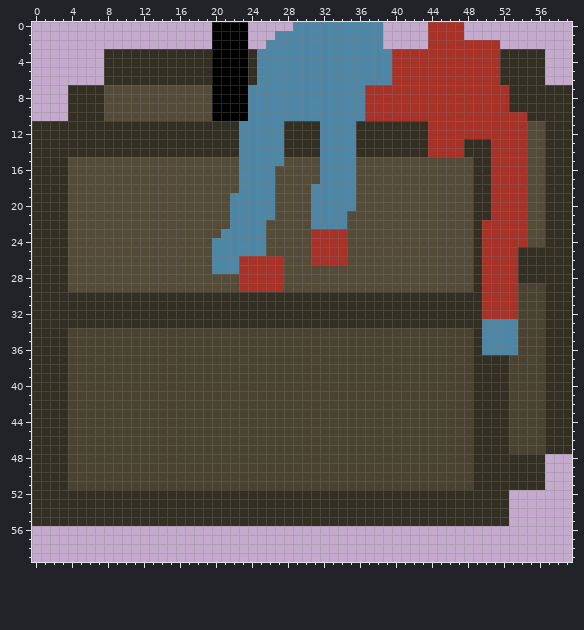
One commit to this pixel-art sprite: images/houseObjects/boxA0.png. That is the earlier state.
The file is 60x60 pixels. Colours within 5 levels of each other are drawn and written as one.
After the commit:
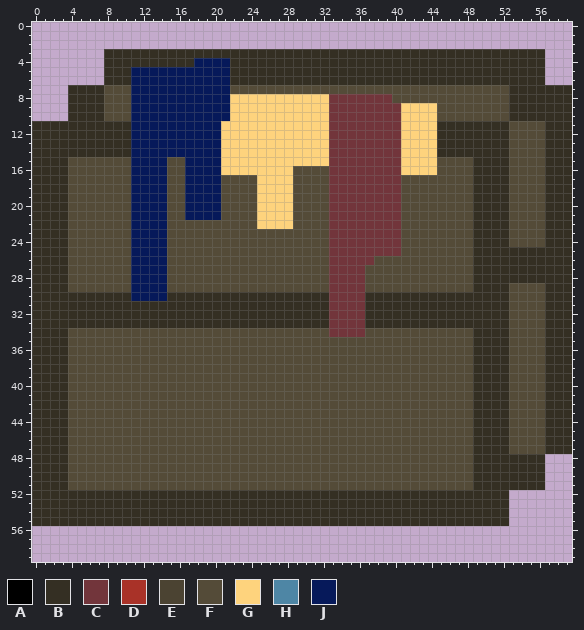
Palette (. is transparent): A #000000  B #342f23  C #72353b  D #a93228  E #4b4332  F #544b38  G #fed37d  H #4d86a5fc  J #06195a
From old to new:
Colour A gives way to colour B in row 3 at x 20 to 23; in rows 4 to 6 at x 22 to 23.
Colour D gives way to colour B in rows 3 to 6 at x 40 to 51; in row 10 at x 53 to 54; in rows 11 to 12 at x 45 to 52; in rows 13 to 14 at x 45 to 47 and 51 to 52; in rows 15 to 21 at x 51 to 52; in rows 22 to 24 at x 50 to 52.
Colour D gives way to colour B in rows 25 to 28 at x 50 to 53; in rows 29 to 32 at x 50 to 52.
Colour H gives way to colour B in rows 3 to 6 at x 25 to 39; in rows 33 to 36 at x 50 to 52.
Colour B gives way to colour C in rows 11 to 14 at x 36 to 40; in rows 30 to 33 at x 33 to 36.
Colour D gives way to colour C in row 8 at x 37 to 39; in rows 9 to 10 at x 37 to 40; in rows 23 to 26 at x 33 to 34.
Colour E gives way to colour C in row 34 at x 33 to 36.
Colour F gives way to colour C in rows 15 to 20 at x 36 to 40; in rows 21 to 25 at x 35 to 40; in row 26 at x 35 to 37; in rows 27 to 29 at x 33 to 36.
Colour H gives way to colour C in rows 8 to 10 at x 33 to 36; in rows 11 to 20 at x 33 to 35; in rows 21 to 22 at x 33 to 34.
Colour A gives way to colour F in row 7 at x 22 to 23.
Colour D gives way to colour F in row 7 at x 37 to 52; in row 8 at x 40 to 52; in rows 9 to 10 at x 45 to 52; in rows 11 to 22 at x 53 to 54; in rows 23 to 24 at x 31 to 32 and 53 to 54; in row 25 at x 31 to 32.
Colour D gives way to colour F in row 26 at x 23 to 27 and 31 to 32; in rows 27 to 28 at x 23 to 27; in row 29 at x 23 to 27 and 53; in rows 30 to 32 at x 53.
Colour E gives way to colour F in rows 29 to 33 at x 54 to 56; in row 34 at x 4 to 32, 37 to 48 and 54 to 56; in rows 35 to 36 at x 4 to 48 and 54 to 56; in rows 37 to 47 at x 4 to 48 and 53 to 56; in rows 48 to 51 at x 4 to 48.
Colour H gives way to colour F in row 7 at x 24 to 36; in row 16 at x 32; in row 17 at x 23 to 24 and 32; in row 18 at x 23 to 24 and 31 to 32; in rows 19 to 22 at x 22 to 24 and 31 to 32; in row 23 at x 21 to 25.
Colour H gives way to colour F in rows 24 to 25 at x 20 to 25; in rows 26 to 27 at x 20 to 22; in rows 33 to 36 at x 53.
Colour A gives way to colour G in rows 8 to 10 at x 22 to 23.
Colour B gives way to colour G in rows 11 to 14 at x 21 to 22, 28 to 31 and 41 to 43.
Colour D gives way to colour G in rows 9 to 10 at x 41 to 44; in rows 11 to 14 at x 44.
Colour F gives way to colour G in row 15 at x 21 to 22, 28 to 31 and 41 to 44; in row 16 at x 21 to 22, 27 to 28 and 41 to 44; in rows 17 to 21 at x 27 to 28; in row 22 at x 26 to 28.
Colour H gives way to colour G in rows 8 to 10 at x 24 to 32; in rows 11 to 15 at x 23 to 27 and 32; in row 16 at x 23 to 26; in rows 17 to 21 at x 25 to 26; in row 22 at x 25.
Colour A gives way to colour J in rows 4 to 10 at x 20 to 21.
Colour B gives way to colour J in row 4 at x 18 to 19; in rows 5 to 6 at x 11 to 19; in rows 11 to 14 at x 11 to 20; in row 30 at x 11 to 14.
Colour F gives way to colour J in rows 7 to 10 at x 11 to 19; in rows 15 to 21 at x 11 to 14 and 17 to 20; in rows 22 to 29 at x 11 to 14.
Colour A is gone in rows 0 to 2 at x 20 to 23.
Colour D is gone in rows 0 to 1 at x 44 to 47; in row 2 at x 44 to 51.
Colour H is gone in row 0 at x 29 to 38; in row 1 at x 27 to 38; in row 2 at x 26 to 38.
Changed places in both pictures, as pixel boxes (x1, y1, x2, y2):
changed: (68, 22, 545, 490)
